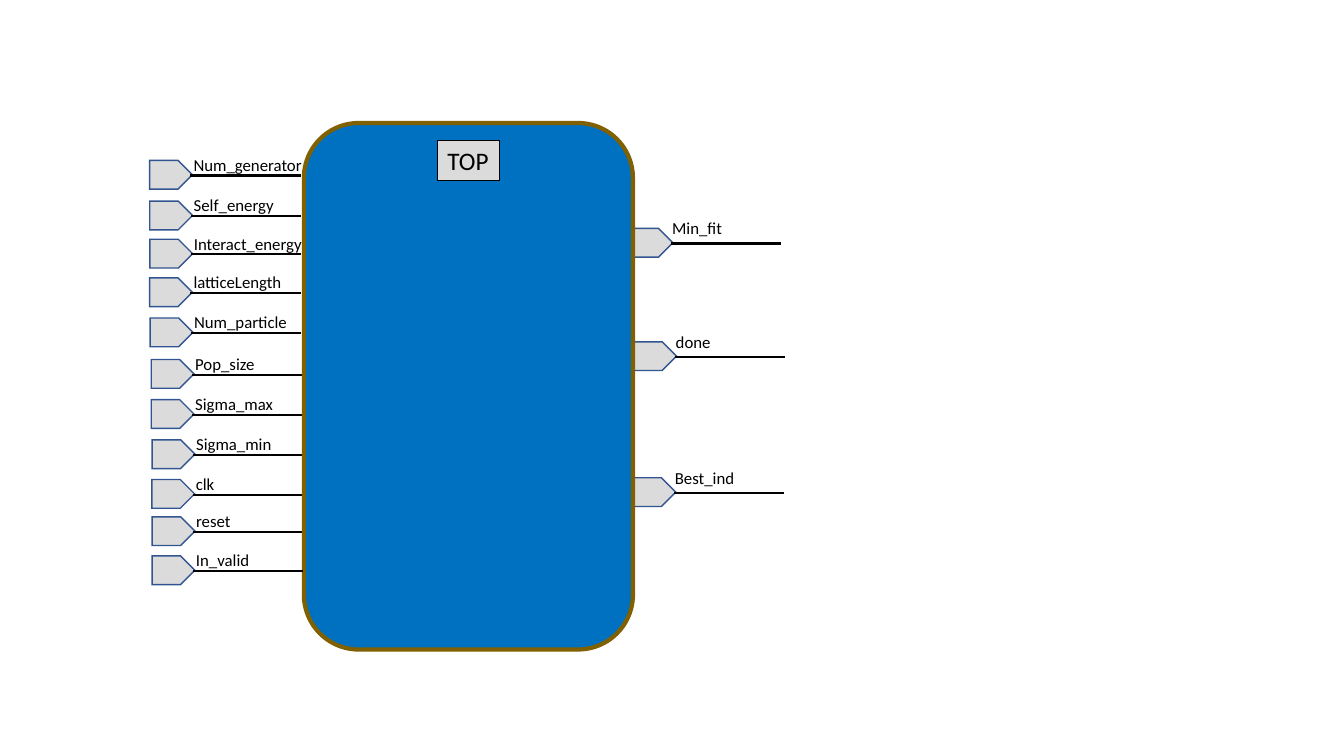
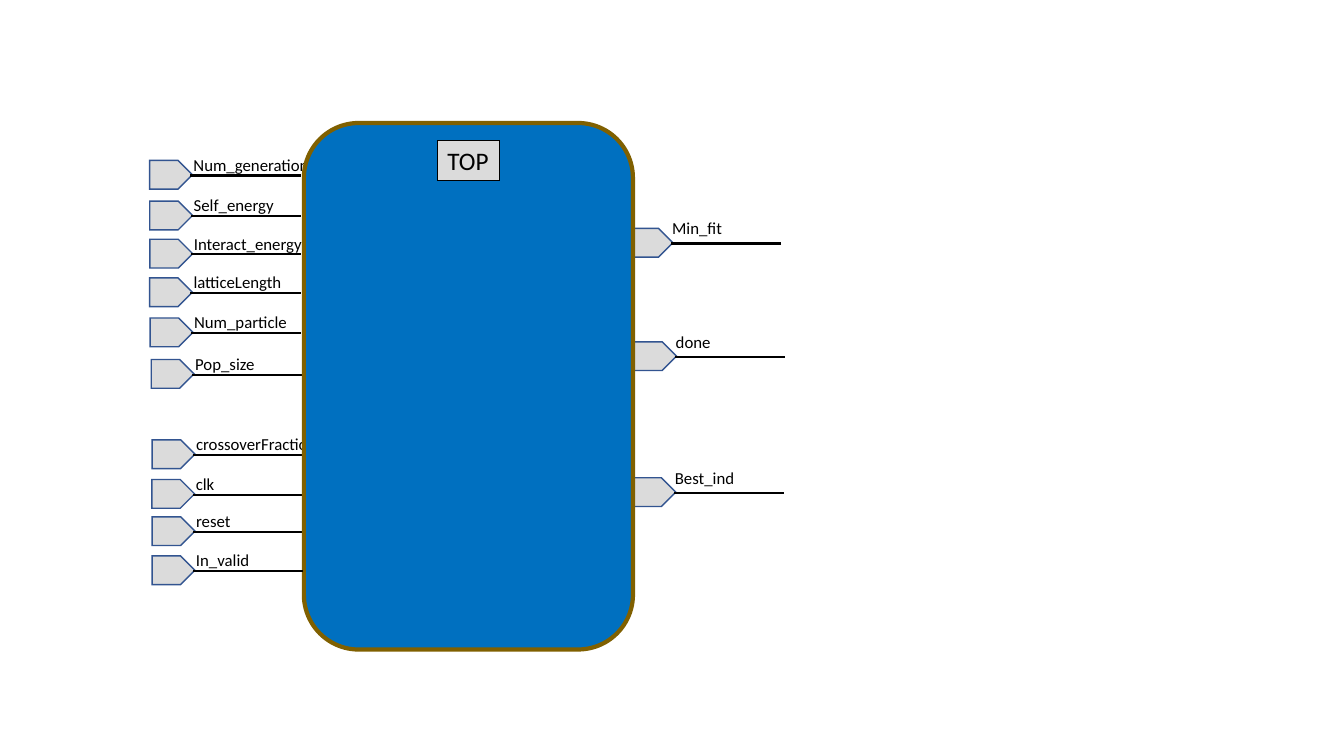
Before and after one commit to sicajc/EC_FINAL_PROJECT, a slide deck: slide 2 of EC_FINAL_PROJECT-unknown/EC_FINAL_PROJECT-unknown/doc/structure.pptx. Drawn at 1344x756 pixels with LibreOffice and Linux fonts; fonts in the diff are those of the drawing. Boxes give left, top, right and bottom in pixels: in the first picture for what was removed or moved away, otherwise in the second. Text is boxed around its words. In the diff, an @@ line names an element or a change of style, - is before the commit and + after.

```diff
--- a/EC_FINAL_PROJECT-unknown/EC_FINAL_PROJECT-unknown/doc/structure.pptx
+++ b/EC_FINAL_PROJECT-unknown/EC_FINAL_PROJECT-unknown/doc/structure.pptx
@@ text at (193,157,315,175): text changed @@
-Num_generator
+Num_generations
@@ pentagon arrow removed at (151,400,194,430) @@
@@ line removed from (302, 414) to (192, 414) @@
@@ text removed at (195,398,273,415) @@
-Sigma_max
@@ text at (196,437,316,455): text changed @@
-Sigma_min
+crossoverFraction
```
Also in this commit, not shown: 3 other slides changed, 1 slide removed, 13 other files.
